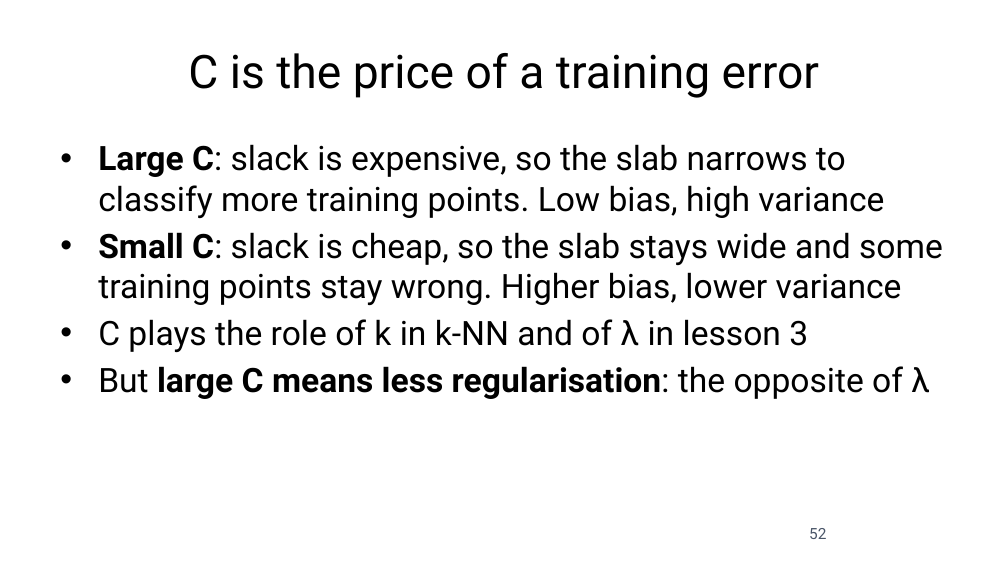
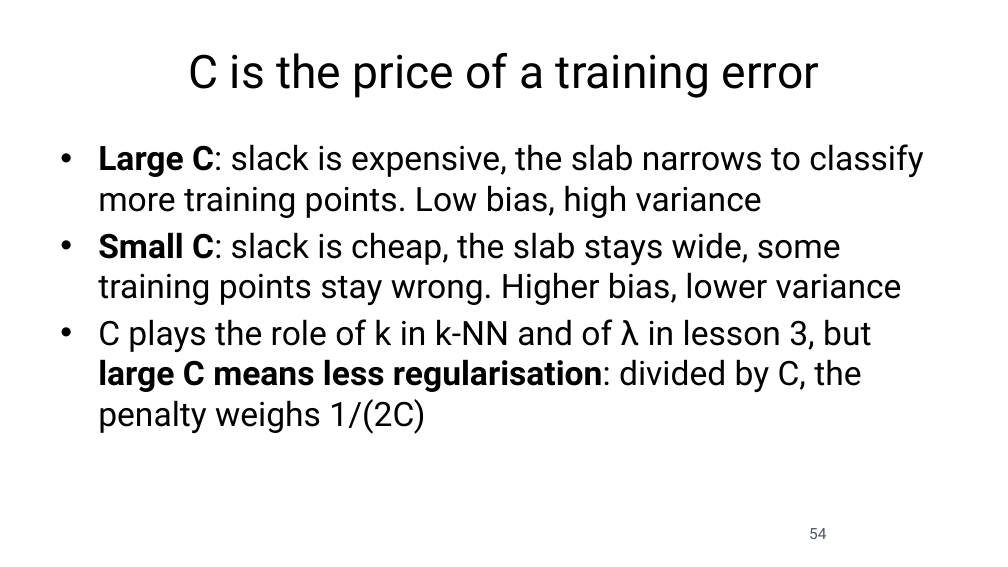
Before and after one commit to fabioantonini/technologies-for-artificial-intelligence, a slide deck: slide 54 of Lessons/06_knn_naive_bayes_svm/Slides/knn_naive_bayes_svm_slides.pptx (slide 52 before the commit). Drawn at 1008x567 pixels with LibreOffice and Linux fonts; fonts in the diff are those of the drawing; background and template pictures are left out. Boxes give left, top, right and bottom in pixels: in the first picture for what was removed or moved away, otherwise in the second. Text is boxed around its words. In the diff, an @@ line names an element or a change of style, - is before the commit and + after.

```diff
--- a/Lessons/06_knn_naive_bayes_svm/Slides/knn_naive_bayes_svm_slides.pptx
+++ b/Lessons/06_knn_naive_bayes_svm/Slides/knn_naive_bayes_svm_slides.pptx
@@ text at bbox=[98, 144, 923, 434]: text changed @@
-• Large C: slack is expensive, so the slab narrows to classify more training points. Low bias, high variance
-• Small C: slack is cheap, so the slab stays wide and some training points stay wrong. Higher bias, lower variance
-• C plays the role of k in k-NN and of λ in lesson 3
-• But large C means less regularisation: the opposite of λ
+• Large C: slack is expensive, the slab narrows to classify more training points. Low bias, high variance
+• Small C: slack is cheap, the slab stays wide, some training points stay wrong. Higher bias, lower variance
+• C plays the role of k in k-NN and of λ in lesson 3, but large C means less regularisation: divided by C, the penalty weighs 1/(2C)
@@ page number at bbox=[809, 528, 826, 539]: text changed @@
-52
+54
```
Also in this commit, not shown: 14 other slides changed, 3 slides added, 21 other files.
